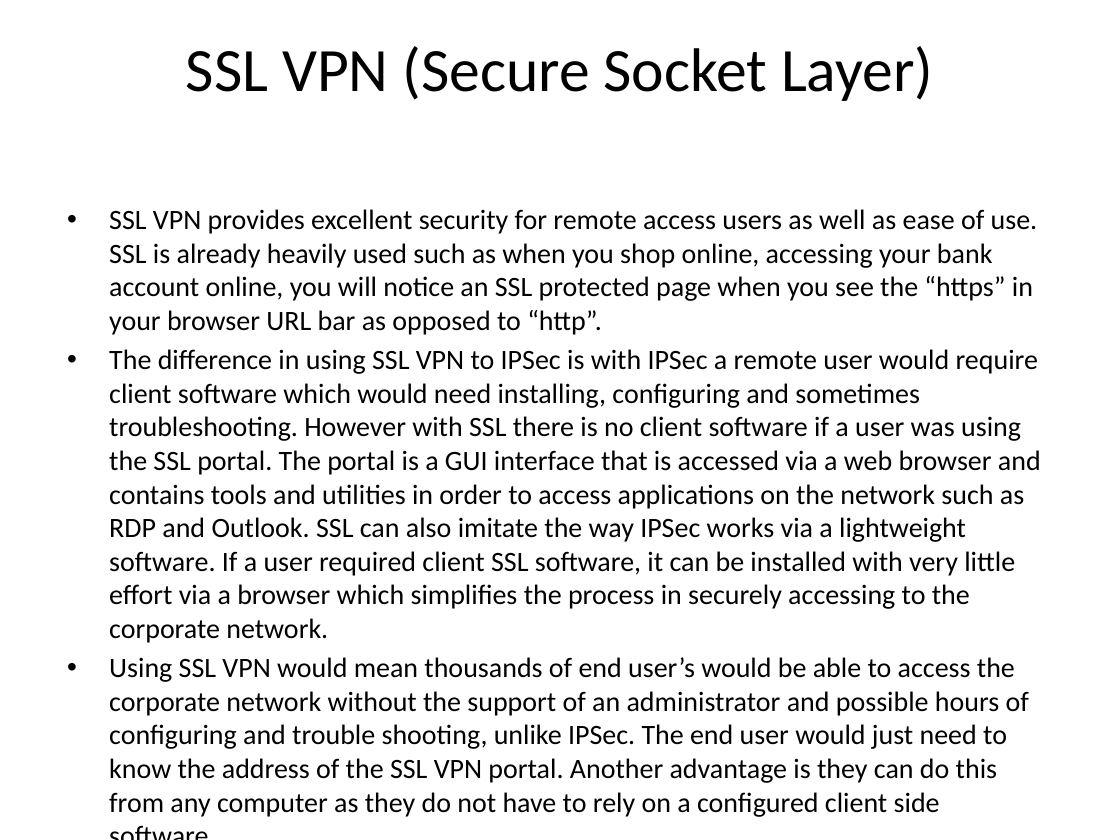
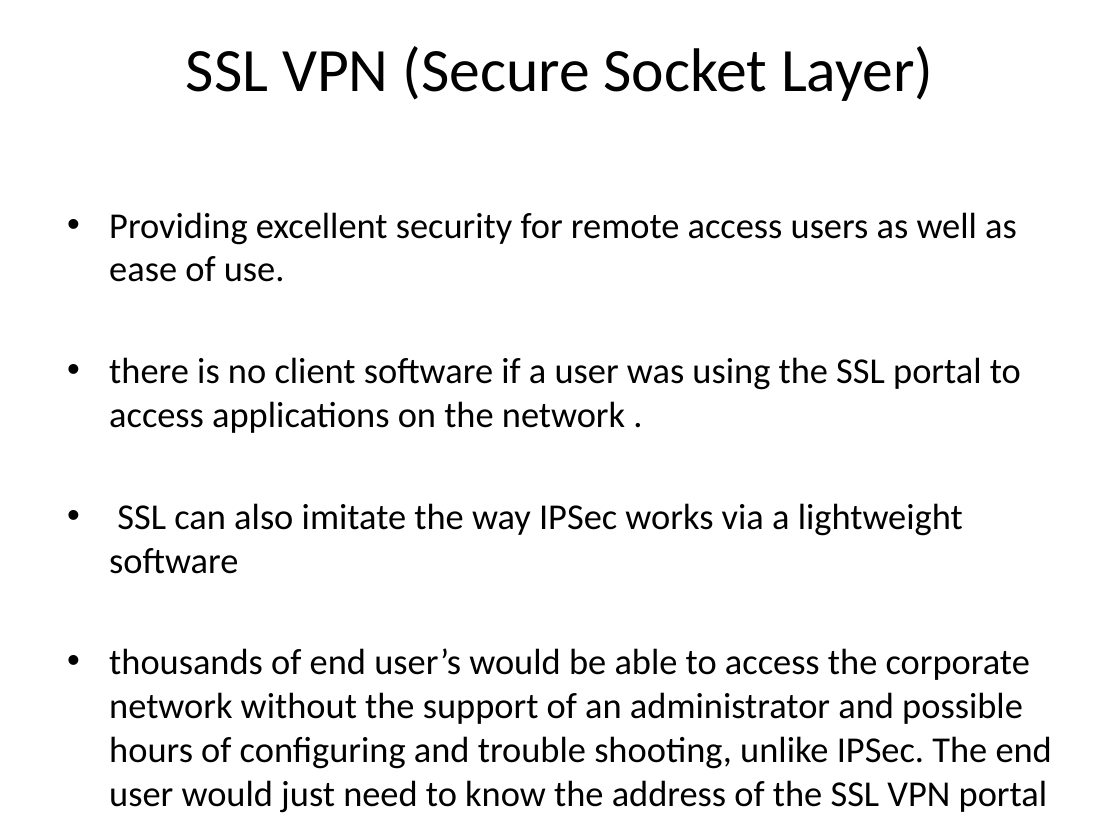
Before and after one commit to congnv8192/virtual-private-network-demo, a slide deck: slide 12 of present/VIRTUAL PRIVATE NETWORKS.pptx. Drawn at 1120x840 pixels with LibreOffice and Linux fonts; fonts in the diff are those of the drawing; background and template pictures are left out. Boxes give left, top, right and bottom in pixels: in the first picture for what was removed or moved away, otherwise in the second. Text is boxed around its words. In the diff, an @@ line names an element or a change of style, - is before the commit and + after.

```diff
--- a/present/VIRTUAL PRIVATE NETWORKS.pptx
+++ b/present/VIRTUAL PRIVATE NETWORKS.pptx
@@ text at box(109, 212, 1052, 813): text changed; size 18 to 23.4 pt @@
-• SSL VPN provides excellent security for remote access users as well as ease of use. SSL is already heavily used such as when you shop online, accessing your bank account online, you will notice an SSL protected page when you see the “https” in your browser URL bar as opposed to “http”.
-• The difference in using SSL VPN to IPSec is with IPSec a remote user would require client software which would need installing, configuring and sometimes troubleshooting. However with SSL there is no client software if a user was using the SSL portal. The portal is a GUI interface that is accessed via a web browser and contains tools and utilities in order to access applications on the network such as RDP and Outlook. SSL can also imitate the way IPSec works via a lightweight software. If a user required client SSL software, it can be installed with very little effort via a browser which simplifies the process in securely accessing to the corporate network.
-• Using SSL VPN would mean thousands of end user’s would be able to access the corporate network without the support of an administrator and possible hours of configuring and trouble shooting, unlike IPSec. The end user would just need to know the address of the SSL VPN portal. Another advantage is they can do this from any computer as they do not have to rely on a configured client side software.
+• Providing excellent security for remote access users as well as ease of use.
+• there is no client software if a user was using the SSL portal to access applications on the network .
+• SSL can also imitate the way IPSec works via a lightweight software
+• thousands of end user’s would be able to access the corporate network without the support of an administrator and possible hours of configuring and trouble shooting, unlike IPSec. The end user would just need to know the address of the SSL VPN portal
```
Also in this commit, not shown: 9 other slides changed, 11 slides added, 12 other files.
